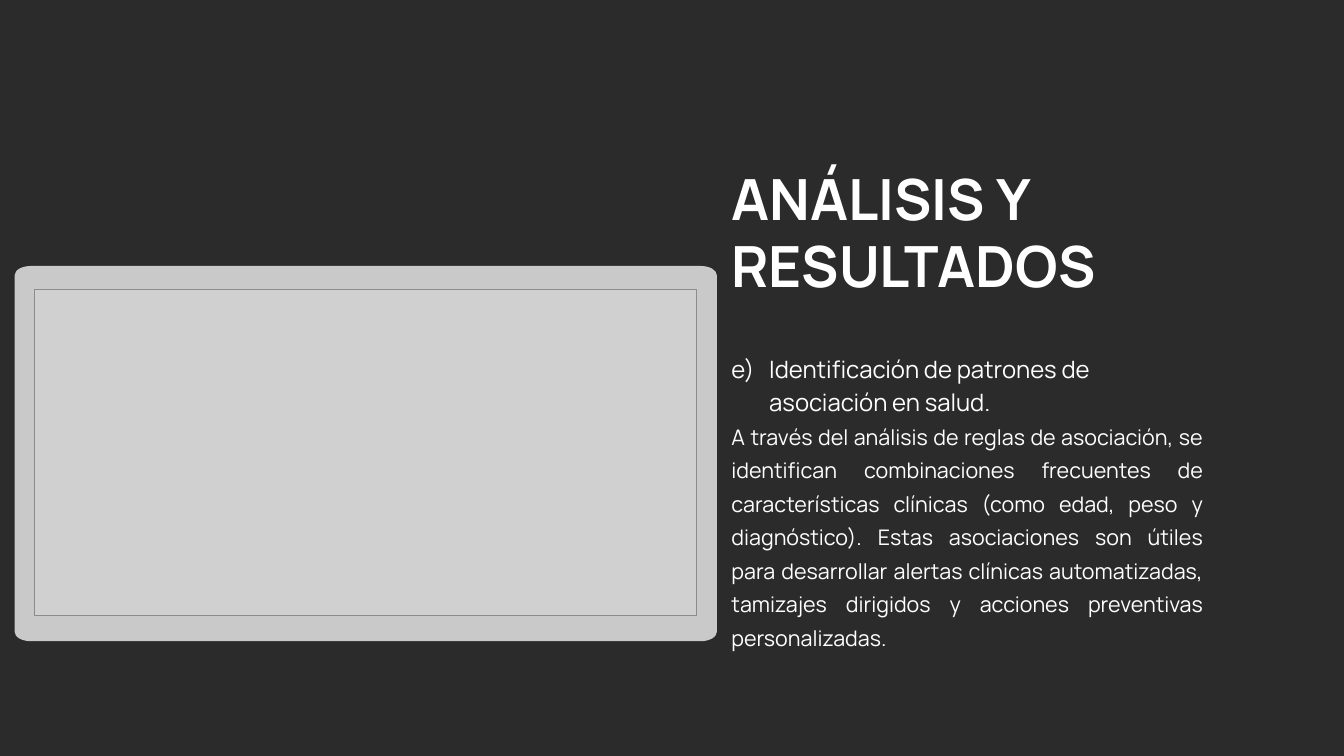
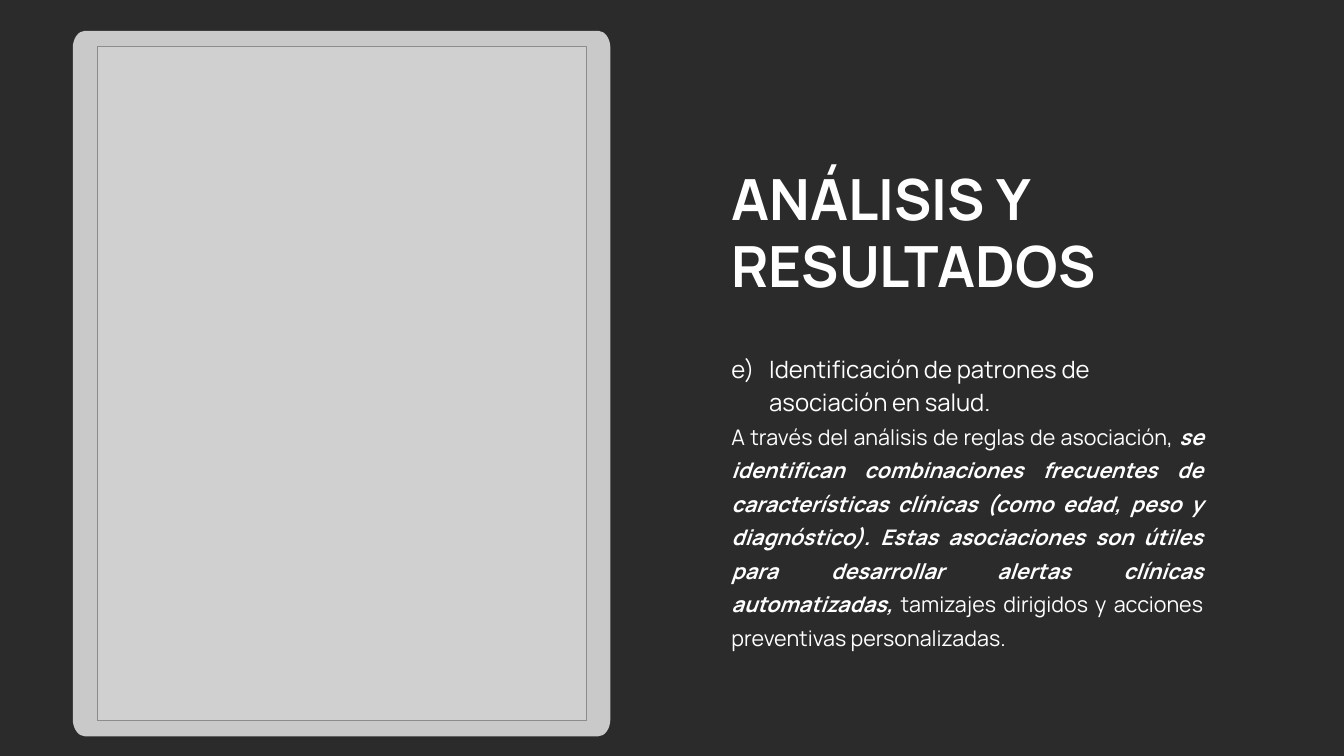
Before and after one commit to jeanclopez/machine-learnig-bigdata-grupo2, a slide deck: slide 15 of Análisis de Datos de Salud para la Detección y Predicción de Enfermedades Respiratorias.pptx (slide 16 before the commit). Drawn at 1344x756 pixels with LibreOffice and Linux fonts; fonts in the diff are those of the drawing; grey boxes stand for pictures; background and template pictures are left out; a plain dark background stands for a picture behind light text. Boxes give left, top, right and bottom in pixels: in the first picture for what was removed or moved away, otherwise in the second. Text is boxed around its words. In the diff, an @@ line names an element or a change of style, - is before the commit and + after.

```diff
--- a/Análisis de Datos de Salud para la Detección y Predicción de Enfermedades Respiratorias.pptx
+++ b/Análisis de Datos de Salud para la Detección y Predicción de Enfermedades Respiratorias.pptx
@@ freeform shape resized from (x1=15, y1=266, x2=717, y2=641) to (x1=73, y1=31, x2=610, y2=737) @@
@@ picture added at (x1=97, y1=47, x2=586, y2=721) @@
@@ picture removed at (x1=35, y1=289, x2=697, y2=615) @@
@@ text at (x1=731, y1=428, x2=1204, y2=651): bold on, italic on in "se identifican combinaciones frecuentes de características c ..." @@
```
Also in this commit, not shown: 4 other slides changed, 1 slide removed.
